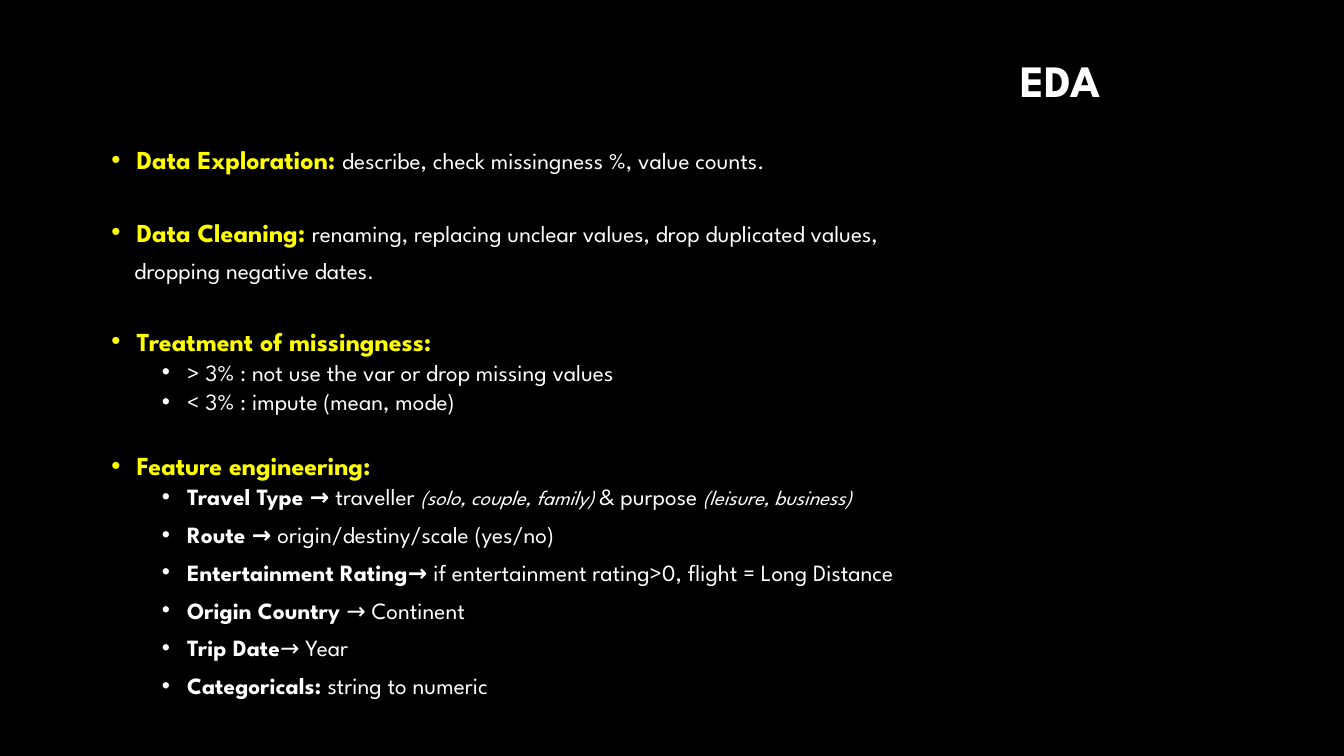
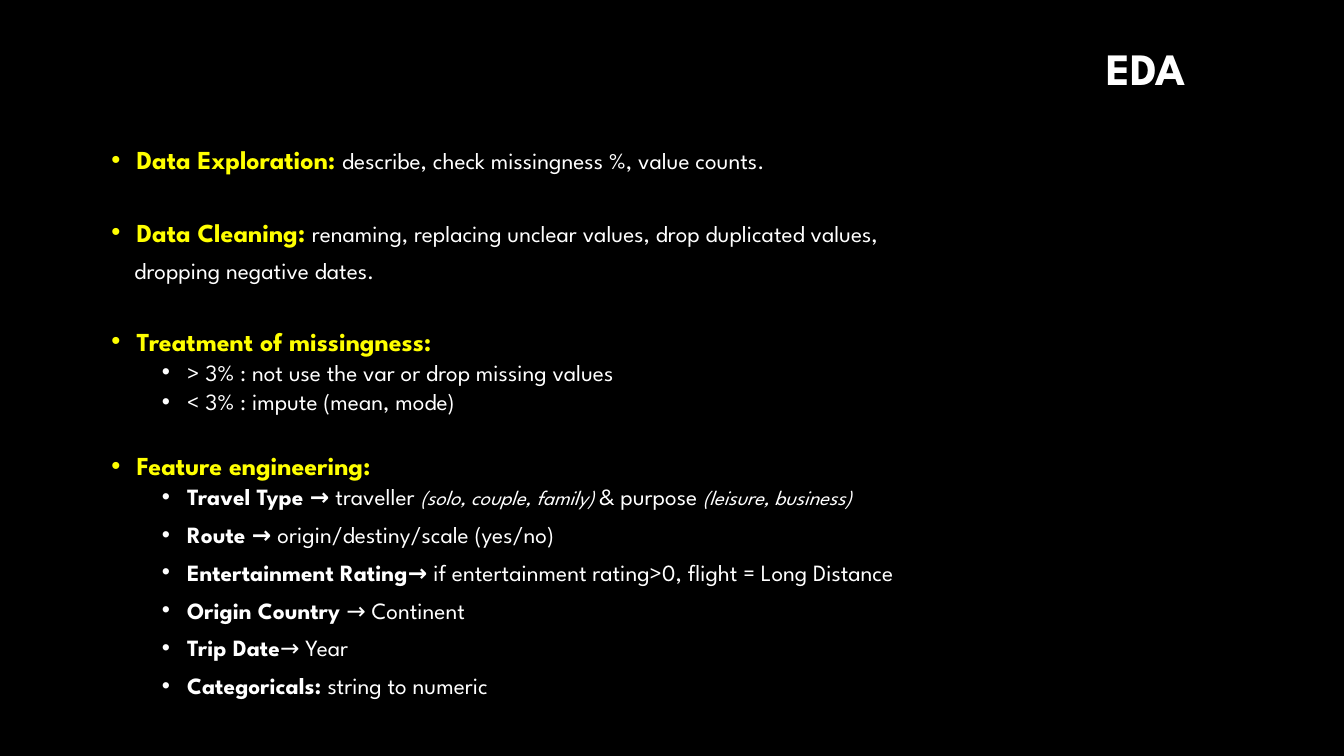
Before and after one commit to aidamouref/Airlines-Analyser, a slide deck: slide 6 of Airlines Analysis.pptx (slide 4 before the commit). Drawn at 1344x756 pixels with LibreOffice and Linux fonts; fonts in the diff are those of the drawing; background and template pictures are left out. Boxes give left, top, right and bottom in pixels: in the first picture for what was removed or moved away, otherwise in the second. Text is boxed around its words. In the diff, an @@ line names an element or a change of style, - is before the commit and + after.

```diff
--- a/Airlines Analysis.pptx
+++ b/Airlines Analysis.pptx
@@ title "EDA": place and size @@
-title "EDA" at (1021, 67, 1101, 97)
+title "EDA" at (1106, 55, 1186, 85)
```
Also in this commit, not shown: 8 other slides changed, 7 slides added, 13 other files.
